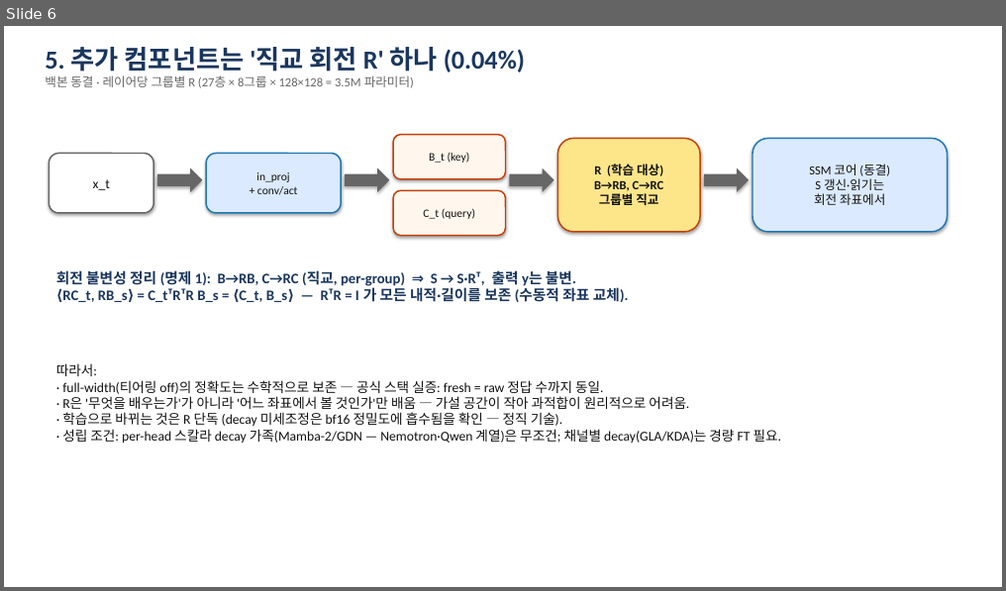
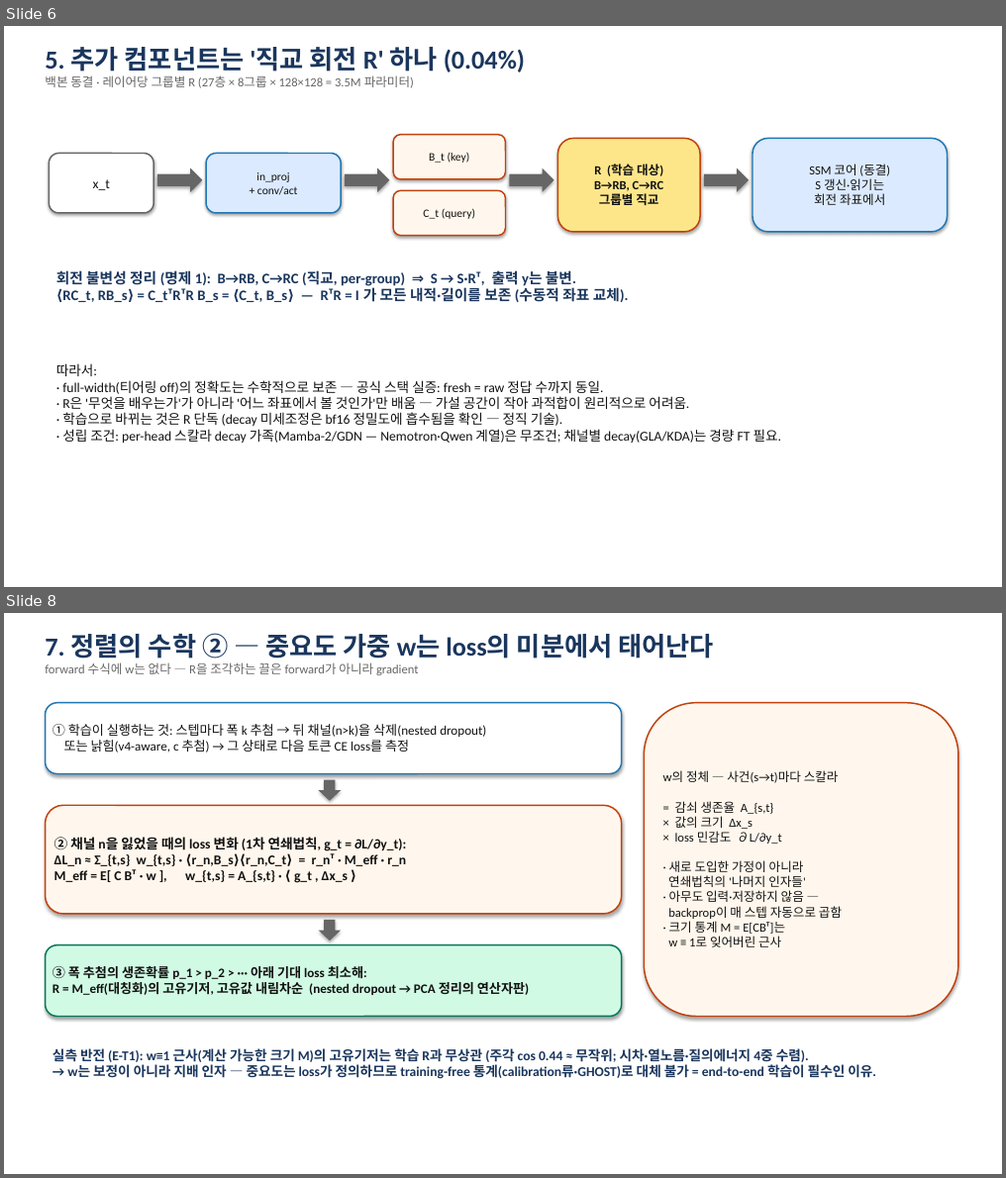
Before and after one commit to omin-Kwon/nested_ssm, a slide deck: docs/pitch_deck_tiering.pptx. Shown one above the other, each under a label of ours: slide 6 before the commit, slides 6 and 8 after it; the slides between them are not shown. The pictures are 1006x591 and 1006x1178 pixels, drawn with LibreOffice and Linux fonts; fonts in the diff are those of the drawing. Boxes give left, top, right and bottom in pixels: in the first picture for what was removed or moved away, otherwise in the second. Text is boxed around its words. In the diff, an @@ line names an element or a change of style, - is before the commit and + after.

```diff
--- a/docs/pitch_deck_tiering.pptx
+++ b/docs/pitch_deck_tiering.pptx
@@ slide 8 added at <box>4,613,1002,1174</box>, background #FFFFFF @@
@@ text added at <box>45,633,713,675</box>, 12 pt, text #666666 @@
+7. 정렬의 수학 ② — 중요도 가중 w는 loss의 미분에서 태어난다
+forward 수식에 w는 없다 — R을 조각하는 끌은 forward가 아니라 gradient
@@ rounded rectangle added at <box>46,703,622,774</box>, fill #FFFFFF, outline #1F77B4 1.4 pt, 12.5 pt, text #111111 @@
+① 학습이 실행하는 것: 스텝마다 폭 k 추첨 → 뒤 채널(n>k)을 삭제(nested dropout)
+또는 낡힘(v4-aware, c 추첨) → 그 상태로 다음 토큰 CE loss를 측정
@@ rounded rectangle added at <box>645,703,958,1017</box>, fill #FFF7ED, outline #C2410C 1.4 pt, 12 pt, text #111111 @@
+w의 정체 — 사건(s→t)마다 스칼라
+= 감쇠 생존율 A_{s,t}
+× 값의 크기 Δx_s
+× loss 민감도 ∂L/∂y_t
+· 새로 도입한 가정이 아니라
+연쇄법칙의 '나머지 인자들'
+· 아무도 입력·저장하지 않음 —
+backprop이 매 스텝 자동으로 곱함
+· 크기 통계 M = E[CBᵀ]는
+w ≡ 1로 잊어버린 근사
@@ down arrow added at <box>319,780,341,801</box>, fill #666666 @@
@@ rounded rectangle added at <box>46,805,622,914</box>, fill #FFF7ED, outline #C2410C 1.4 pt, 13 pt, text #111111, bold @@
+② 채널 n을 잃었을 때의 loss 변화 (1차 연쇄법칙, g_t = ∂L/∂y_t):
+ΔL_n ≈ Σ_{t,s} w_{t,s} · ⟨r_n,B_s⟩⟨r_n,C_t⟩ = r_nᵀ · M_eff · r_n
+M_eff = E[ C Bᵀ · w ], w_{t,s} = A_{s,t} · ⟨ g_t , Δx_s ⟩
@@ down arrow added at <box>319,920,341,941</box>, fill #666666 @@
@@ rounded rectangle added at <box>46,946,622,1017</box>, fill #D1FAE5, outline #047857 1.4 pt, 12.5 pt, text #111111, bold @@
+③ 폭 추첨의 생존확률 p_1 > p_2 > ··· 아래 기대 loss 최소해:
+R = M_eff(대칭화)의 고유기저, 고유값 내림차순 (nested dropout → PCA 정리의 연산자판)
@@ text added at <box>53,1049,876,1079</box>, 13 pt, text #1A365D, bold @@
+실측 반전 (E-T1): w≡1 근사(계산 가능한 크기 M)의 고유기저는 학습 R과 무상관 (주각 cos 0.44 ≈ 무작위; 시차·열노름·질의에너지 4중 수렴).
+→ w는 보정이 아니라 지배 인자 — 중요도는 loss가 정의하므로 training-free 통계(calibration류·GHOST)로 대체 불가 = end-to-end 학습이 필수인 이유.
```
Also in this commit, not shown: 6 slides changed, 1 other slide added, 1 slide removed, 1 other file.
